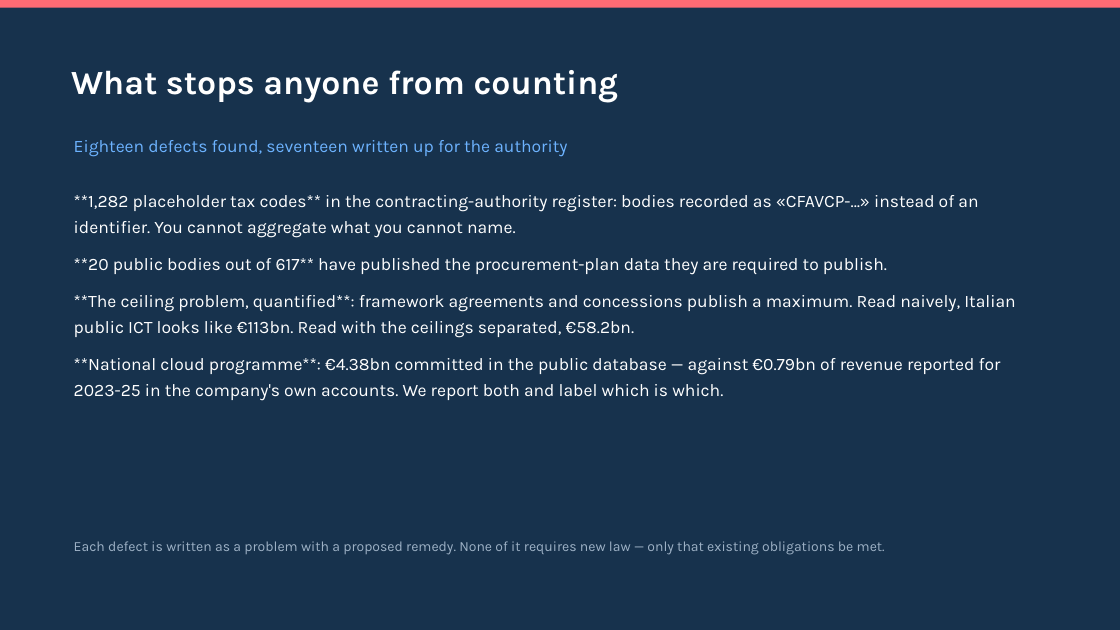
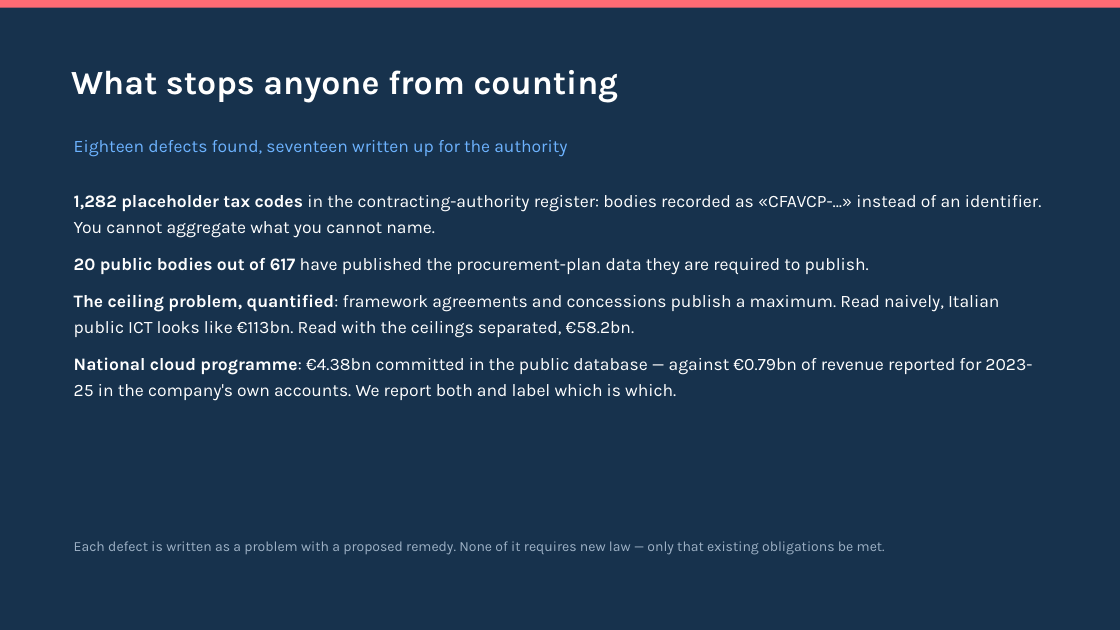
Before and after one commit to mxmap-it/osservatorio-nazionale-sovranita-digitale, a slide deck: slide 17 of static/slide/sfscon-2026-mxmap-italia.pptx. Drawn at 1120x630 pixels with LibreOffice and Linux fonts; fonts in the diff are those of the drawing. Boxes give left, top, right and bottom in pixels: in the first picture for what was removed or moved away, otherwise in the second. Text is boxed around its words. In the diff, an @@ line names an element or a change of style, - is before the commit and + after.

```diff
--- a/static/slide/sfscon-2026-mxmap-italia.pptx
+++ b/static/slide/sfscon-2026-mxmap-italia.pptx
@@ text at bbox=[74, 195, 1041, 401]: text changed @@
-**1,282 placeholder tax codes** in the contracting-authority register: bodies recorded as «CFAVCP-…» instead of an identifier. You cannot aggregate what you cannot name.
-**20 public bodies out of 617** have published the procurement-plan data they are required to publish.
-**The ceiling problem, quantified**: framework agreements and concessions publish a maximum. Read naively, Italian public ICT looks like €113bn. Read with the ceilings separated, €58.2bn.
-**National cloud programme**: €4.38bn committed in the public database — against €0.79bn of revenue reported for 2023-25 in the company's own accounts. We report both and label which is which.
+1,282 placeholder tax codes in the contracting-authority register: bodies recorded as «CFAVCP-…» instead of an identifier. You cannot aggregate what you cannot name.
+20 public bodies out of 617 have published the procurement-plan data they are required to publish.
+The ceiling problem, quantified: framework agreements and concessions publish a maximum. Read naively, Italian public ICT looks like €113bn. Read with the ceilings separated, €58.2bn.
+National cloud programme: €4.38bn committed in the public database — against €0.79bn of revenue reported for 2023-25 in the company's own accounts. We report both and label which is which.
```
Also in this commit, not shown: 15 other slides changed, 1 slide added, 5 other files.
